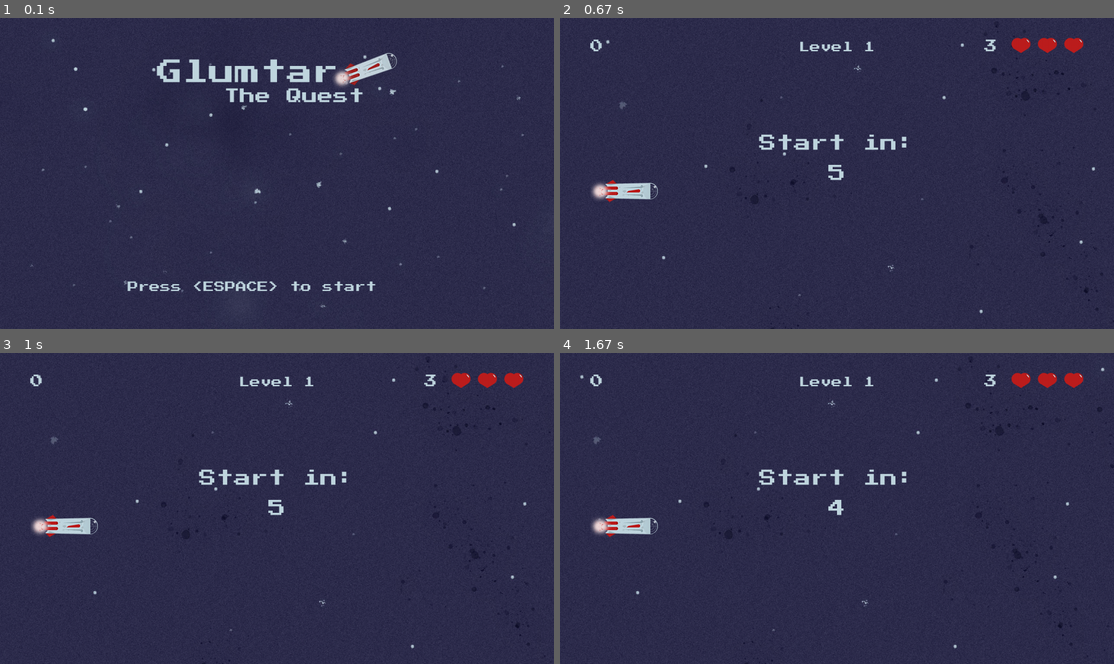
Above: before the commit, frames 1-4 (two rows, left to right).
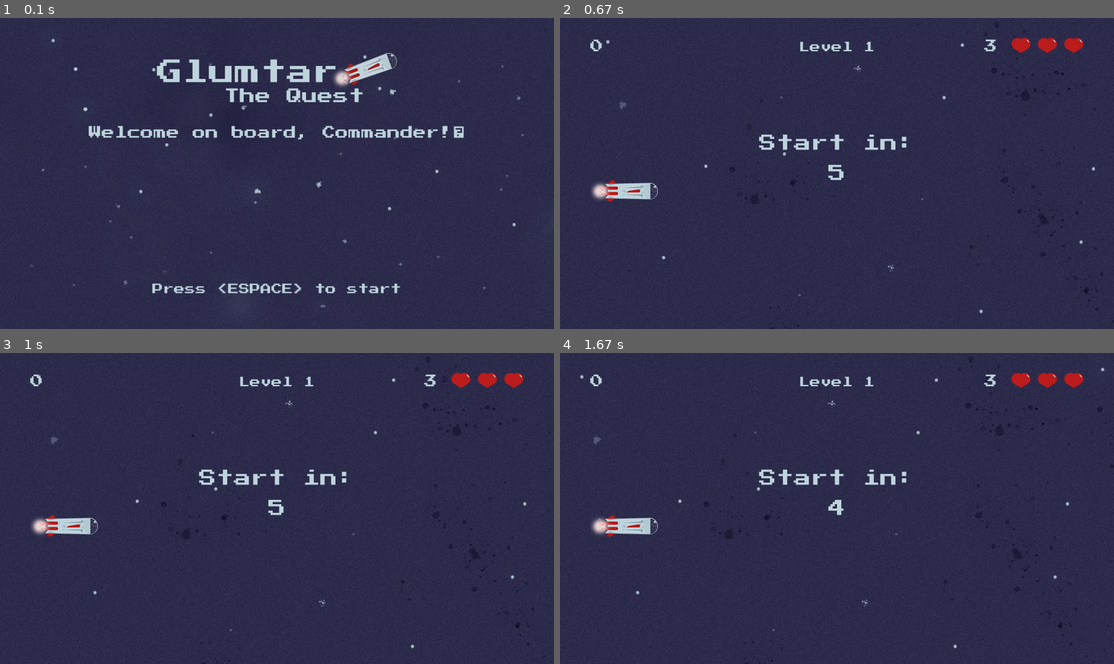
Above: after the commit, the same moments.

Repository: AdrianFSN/proyecto-final-pygame-quest
Game: pygame game, started from main.py
Same seed, same stepped clock (60 frames per second), same inputs: the game is played once before the commit and once after it.
Inputs:
- Up to frame 1 (0.1 s): no input
- Up to frame 2 (0.67 s): tap Space at 0.33 s
- Up to frame 3 (1 s): no input
- Up to frame 4 (1.67 s): no input

The runs differ from the first frame. In frame 1, 2.1% of the frame differs, in the area x 16-84%, y 34-89%; in frame 2, nothing differs; in frame 3, nothing differs; in frame 4, nothing differs.

Commit message:
feat: añado texto de instrucciones a pantalla de inicio

Diff:
--- /dev/null
+++ b/glumtar/data/messages.txt
@@ -0,0 +1,11 @@
+Welcome on board, Commander!
+You are our last chance to save the human species.
+Planet Earth is now uninhabitable.
+Our last chance is Glumtar! A planet where human life is possible.
+But where is Glumtar?
+Nobody knows...
+However, you will find it, won't you?
+Pilot the spacecraft from planet to planet until landing on Glumtar.
+Use the key arrows (Up and Down) on your keyboard to move the spaceship.
+This won't be a pleasure trip. Space is full of meteorite storms.
+Go and save us, Commander. Good luck!
--- a/glumtar/scenes.py
+++ b/glumtar/scenes.py
@@ -1,7 +1,5 @@
 import os
-
 import pygame
-
 from . import BLACK, BG_SCROLL_SPEED, BOTTOM_MARGIN_LIMIT, COLUMBIA_BLUE, CORAL_PINK, CORNELL_RED, COUNTDOWN_TIME, DEFA …(216 unchanged characters)…
 from .entities import LivesCounter, Meteorite, Ship, Scoreboard
 from tools.timers_and_countdowns import Countdown, ScrollBG
@@ -17,6 +15,18 @@
 
 
 class FrontPage(Scene):
+    instructions_posX = WIDTH
+    init_instructions_posY = 250
+    instructions_posY = init_instructions_posY
+    paragraph1 = []
+    paragraph2 = []
+    render_paragraph1 = None
+    render_paragraph2 = None
+    rendered_paragraph1 = []
+    rendered_paragraph2 = []
+
+    instructions_render = None
+
     def __init__(self, screen):
         super().__init__(screen)
         self.available_bg = []
@@ -47,6 +57,13 @@
             'glumtar', 'resources', 'fonts', self.font)
         self.font_style = pygame.font.Font(self.font_route, FONT_SIZE)
 
+        self.instructions_filename = 'messages.txt'
+        self.instructions_file_path = os.path.join(
+            'glumtar', 'data', 'messages.txt')
+        self.cursor = 0
+
+        self.instructions_texts = self.read_instructions()
+
     def mainLoop(self):
         super().mainLoop()
         exit = False
@@ -63,6 +80,9 @@
             self.screen.blit(self.bg_front, (self.bg_front_X, self.bg_front_Y))
             self.screen.blit(self.logo, (self.logo_X, self.logo_Y))
             self.add_escape_message()
+            # self.draw_instructions(self.instructions_texts[0])
+            self.screen.blit(self.instructions_render, ((
+                self.instructions_posX - self.instructions_render.get_width())/2, self.instructions_posY))
 
             pygame.display.flip()
 
@@ -77,14 +97,58 @@
         elif self.bg_controller == 1:
             self.bg_controller = 0
 
+    def read_instructions(self):
+        with open(self.instructions_file_path, mode='r', encoding='UTF-8', newline='\n') as instructions_file:
+            reader = instructions_file.readline()
+
+            self.instructions_render = self.font_style.render(
+                reader, True, COLUMBIA_BLUE)
+            pos_x = self.instructions_posX
+            pos_y = self.instructions_posY
+            """ i = 0
+            for line in lines:
+                if i in range(0, 7):
+                    self.paragraph1.append(lines[i])
+                    i += 1
+                    print(f'Este es el párrafo 1 {self.paragraph1}')
+                elif i in range(7, 12):
+                    self.paragraph2.append(lines[i])
+                    i += 1
+                    print(f'Este es el párrafo 2 {self.paragraph2}')
+            i = 0
+            print(f'Esto es el valor del i: {i}')
+
+            for item in self.paragraph1:
+                self.render_paragraph1 = self.font_style.render(
+                    self.paragraph1[i], True, COLUMBIA_BLUE)
+                self.rendered_paragraph1.append(self.paragraph1[i])
+
+                self.instructions_posY += 5
+                print(
+                    f'Esto es la y de las instrucciones: {self.instructions_posY}')
+                i += 1
+                print(f'Esto es el valor del i: {i}')
+            i = 0
+        return self.paragraph1, self.paragraph2 """
+
+    """ def draw_instructions(self, instruction):
+        instruction = instruction
+        self.instructions_posX = (WIDTH - self.render_paragraph1.get_width())/2
+        spacing = self.instructions_posY + FONT_SIZE + 5
+        i = 0
+        for line in instruction:
+            self.screen.blit(
+                self.rendered_paragraph1[i], (self.instructions_posX, spacing))
+            spacing += FONT_SIZE
+            i += 1 """
+
     def add_escape_message(self):
         escape_message = "Press <ESPACE> to start"
         self.font_style = pygame.font.Font(self.font_route, TITLE_FONT_SIZE)
-        self.pos_X = (WIDTH - ((len(escape_message)*FONT_SIZE)))/2
-        self.pos_Y = HEIGHT - BOTTOM_MARGIN_LIMIT - FONT_SIZE
-
         title_render = self.font_style.render(
             escape_message, True, COLUMBIA_BLUE)
+        self.pos_X = (WIDTH - title_render.get_width())/2
+        self.pos_Y = HEIGHT - BOTTOM_MARGIN_LIMIT - title_render.get_height()
         self.screen.blit(
             title_render, (self.pos_X, self.pos_Y))
 
